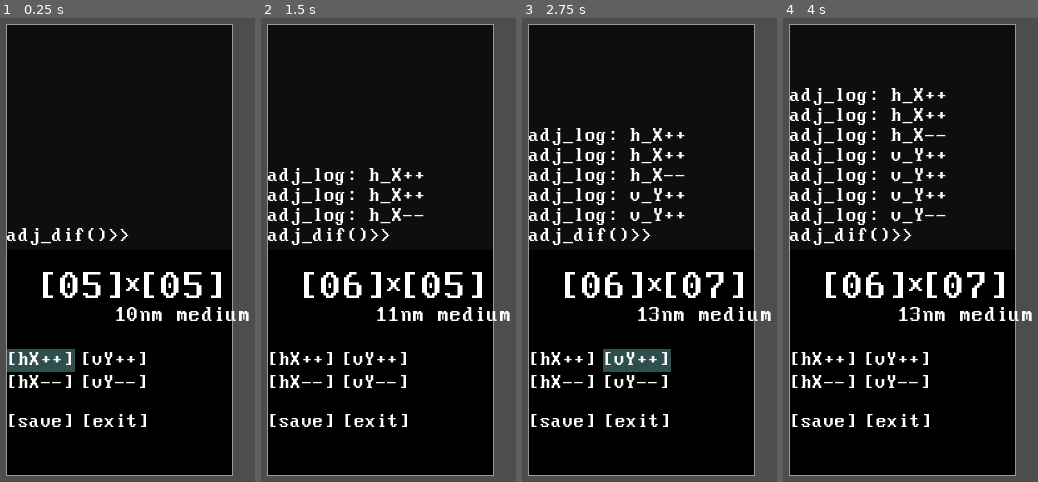
Above: before the commit, frames 1-4 (left to right).
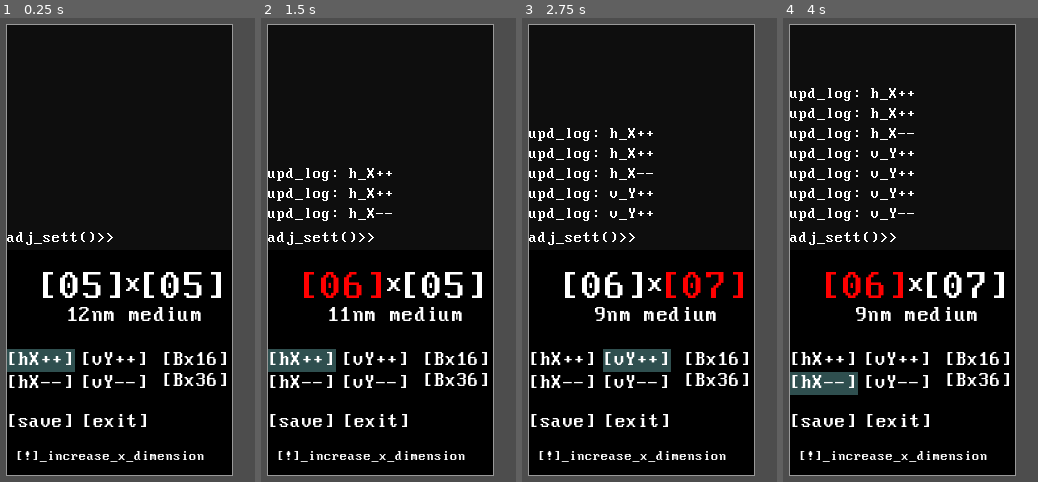
Above: after the commit, the same moments.

Repository: RusanJoshi/MAT_H.dx
Game: Godot game, scene res://ui/difficulty_window.tscn
Same seed, same stepped clock (60 frames per second), same inputs: the game is played once before the commit and once after it. This scene is started directly instead of the project's main scene.
Inputs (mouse positions are in pixels of both pictures, inside the frame that each line leads up to):
- Up to frame 1 (0.25 s): no input
- Up to frame 2 (1.5 s): tap Enter at 0.5 s; drag from (301, 356) to (429, 41) at 0.52 s; tap Space (spacebar_key) at 1.25 s; drag from (301, 379) to (355, 338) at 1.27 s
- Up to frame 3 (2.75 s): tap Enter at 2 s; move the mouse to (636, 356) at 2.02 s; hold Right (mini_menu_forward) from 2.03 s (still down); tap Tab (tab_key) at 2.1 s; click (636, 356) at 2.17 s; tap Space (spacebar_key) at 2.3 s
- Up to frame 4 (4 s): release Right (mini_menu_forward) at 2.75 s; tap Space (spacebar_key) at 2.75 s; drag from (897, 379) to (outside the picture) at 2.77 s; tap Enter at 3.5 s; drag from (823, 421) to (925, 198) at 3.52 s

The runs differ from the first frame. In frame 1, 2.9% of the frame differs, in the area x 2-98%, y 45-96%; in frame 2, 7.0%; in frame 3, 7.2%; in frame 4, 9.9%, in the area x 2-98%, y 15-96%.

Commit message:
hemlock port commit 08/13

Diff:
--- a/scripts/difficulty_window.gd
+++ b/scripts/difficulty_window.gd
@@ -32,6 +32,12 @@
 var max_menu_x: int = 1
 var max_menu_y: int = 2
 var moptions_array: Array[Array]
+var broken_chains: bool = false
+var x_dim_chains: bool = false
+var y_dim_chains: bool = false
+
+#MISC
+var nanometer_difficulty_reverse_array: Array[int] = [16, 15, 14, 13, 12, 11, 10, 9, 8, 7, 6]
 
 
 func _ready() -> void:
@@ -42,7 +48,7 @@
 	update_difficulty_label()
 
 	cloning_label_settings.font = preload("res://fonts/Perfect DOS VGA 437 Win.ttf")
-	cloning_label_settings.font_size = 20
+	cloning_label_settings.font_size = 16
 
 	moption_stylebox.bg_color = ConfigGame.cell_highlight_color
 
@@ -87,27 +93,60 @@
 	ConfigGame.horizontal_dimension = pNewHorizontal
 	ConfigGame.vertical_dimension = pNewVertical
 
+func update_console_label(): #also changes the hx/vy highlight label colors
+	var default_text: String = "adj_sett()>>"
+
+	if(menux == 0 and menuy == 0):
+		console_label.text = default_text.insert(9,"hX++")
+		highlight_dimension_label(1)
+	elif(menux == 0 and menuy == 1):
+		console_label.text = default_text.insert(9,"hX--")
+		highlight_dimension_label(1)
+	elif(menux == 1 and menuy == 0):
+		console_label.text = default_text.insert(9,"vY++")
+		highlight_dimension_label(2)
+	elif(menux == 1 and menuy == 1):
+		console_label.text = default_text.insert(9,"vY--")
+		highlight_dimension_label(2)
+	elif(menux == 0 and menuy == 2):
+		console_label.text = default_text.insert(9,"save")
+	elif(menux == 1 and menuy == 2):
+		console_label.text = default_text.insert(9,"exit")
+
 func update_dimensions_labels():
 	var hx_bracket: String = "[]"
 	var vy_bracket: String = "[]"
 	hx_label.text = hx_bracket.insert(1, "%02d" % current_horizontal_dimension)
 	vy_label.text = vy_bracket.insert(1, "%02d" % current_vertical_dimension)
 
-func update_console_label():
-	var default_text: String = "adj_dif()>>"
-
-	if(menux == 0 and menuy == 0):
-		console_label.text = default_text.insert(8,"hX++")
-	elif(menux == 0 and menuy == 1):
-		console_label.text = default_text.insert(8,"hX--")
-	elif(menux == 1 and menuy == 0):
-		console_label.text = default_text.insert(8,"vY++")
-	elif(menux == 1 and menuy == 1):
-		console_label.text = default_text.insert(8,"vY--")
-	elif(menux == 0 and menuy == 2):
-		console_label.text = default_text.insert(8,"save")
-	elif(menux == 1 and menuy == 2):
-		console_label.text = default_text.insert(8,"exit")
+func update_difficulty_label():
+	var nanometer_difficulty: int
+	var reversed_difficulty: int
+	var reverse_index: int
+
+	#print("hDIM: " + str(current_horizontal_dimension) + "\nvDIM: " + str(current_vertical_dimension))
+	nanometer_difficulty = (current_horizontal_dimension + current_vertical_dimension)
+	if(nanometer_difficulty > 3 and nanometer_difficulty <= 16):
+		reverse_index = nanometer_difficulty - 6
+		reversed_difficulty = nanometer_difficulty_reverse_array[reverse_index]
+
+	if(in_range(reversed_difficulty, 13, 16)):
+		difficulty_level_label.text = str(reversed_difficulty) + "nm easy"
+	elif(in_range(reversed_difficulty, 9, 12)):
+		difficulty_level_label.text = str(reversed_difficulty) + "nm medium"
+	elif(in_range(reversed_difficulty, 7, 8)):
+		difficulty_level_label.text = str(reversed_difficulty) + "nm hard"
+	elif(in_range(reversed_difficulty, 5, 6)):
+		difficulty_level_label.text = str(reversed_difficulty) + "nm hardest"
+	else:
+		difficulty_level_label.text = "?? nm"
+
+func update_hover_highlight(pX: int, pY: int):
+	for y_index in right_moptions.size():
+		for x_index in left_moptions.size()-1: #Investigate why this is (if you care)
+			moptions_array[x_index][y_index].visible = false
+
+	moptions_array[pX][pY].visible = true
 
 func menu_traversal(pMenuX: int = 0, pMenuY: int = 0):
 	prev_menux = menux
@@ -119,7 +158,7 @@
 
 	update_console_label()
 
-func confirmation():
+func confirmation(): #[!] also updates difficulty label
 	if(menuy == 0):
 		if(menux == 0):#INCREASE X-dimension
 			increase_x()
@@ -137,6 +176,7 @@
 			save_difficulty()
 		elif(menux == 1):#EXIT DIFF. WINDOW
 			exit()
+
 	update_difficulty_label()
 
 func increase_x():
@@ -158,25 +198,9 @@
 	kill_window()
 	UIManager.global_toggle_pop_up_shade.emit()
 
-
-func update_difficulty_label():
-	var nanometer_difficulty: int
-	nanometer_difficulty = (current_horizontal_dimension + current_vertical_dimension)
-	if(in_range(nanometer_difficulty, 6, 10)):
-		difficulty_level_label.text = str(nanometer_difficulty) + "nm easy"
-	elif(in_range(nanometer_difficulty, 10, 14)):
-		difficulty_level_label.text = str(nanometer_difficulty) + "nm medium"
-	elif(in_range(nanometer_difficulty, 14, 16)):
-		difficulty_level_label.text = str(nanometer_difficulty) + "nm hard"
-	elif(in_range(nanometer_difficulty, 16, 17)):
-		difficulty_level_label.text = str(nanometer_difficulty) + "nm hardest"
-
-func in_range(pValue: int, pMinRange: int, pMaxRange: int) -> bool:
-	return pMinRange <= pValue and pValue < pMaxRange
-
 func create_log(pString):
 	var log_cartridge: Label = Label.new()
-	var default_text: String = "adj_log: "
+	var default_text: String = "upd_log: "
 
 	log_cartridge.label_settings = cloning_label_settings
 	log_cartridge.text = default_text + pString
@@ -190,6 +214,24 @@
 	if(log_array.size() > 10):
 		log_array[0].queue_free()
 		log_array.remove_at(0)
+
+func highlight_dimension_label(pLabel: int = 0):
+	if(pLabel == 1):
+		hx_label.modulate = Color.RED
+		vy_label.modulate = Color.WHITE
+	elif(pLabel == 2):
+		vy_label.modulate = Color.RED
+		hx_label.modulate = Color.WHITE
+	else:
+		hx_label.modulate = Color.WHITE
+		vy_label.modulate = Color.WHITE
+
+func in_range(pValue: int, pMinRange: int, pMaxRange: int) -> bool:
+	return pMaxRange >= pValue and pValue >= pMinRange
+
+func dimension_chains():
+	#the intention is to create a minimum limit of 3x3 and maximum of 7x9/9x7
+	pass
 
 func kill_window():
 	has_focus = false
@@ -210,10 +252,10 @@
 	prev_menuy = menuy
 	menux = 0
 	menuy = 0
-	moptions_array[prev_menux][prev_menuy].visible = false
-	moptions_array[menux][menuy].visible = true
+	update_hover_highlight(menux, menuy)
+	highlight_dimension_label(1)
 func _on_add_x_area_2d_mouse_exited() -> void:
-	moptions_array[menux][menuy].visible = false
+	pass
 func _on_add_x_area_2d_input_event(viewport: Node, event: InputEvent, shape_idx: int) -> void:
 	if event is InputEventMouseButton:
 		if event.button_index == MOUSE_BUTTON_LEFT:
@@ -226,10 +268,10 @@
 	prev_menuy = menuy
 	menux = 0
 	menuy = 1
-	moptions_array[prev_menux][prev_menuy].visible = false
-	moptions_array[menux][menuy].visible = true
+	update_hover_highlight(menux, menuy)
+	highlight_dimension_label(1)
 func _on_min_x_area_2d_mouse_exited() -> void:
-	moptions_array[menux][menuy].visible = false
+	pass
 func _on_min_x_area_2d_input_event(viewport: Node, event: InputEvent, shape_idx: int) -> void:
 	if event is InputEventMouseButton:
 		if event.button_index == MOUSE_BUTTON_LEFT:
@@ -242,10 +284,10 @@
 	prev_menuy = menuy
 	menux = 1
 	menuy = 0
-	moptions_array[prev_menux][prev_menuy].visible = false
-	moptions_array[menux][menuy].visible = true
+	update_hover_highlight(menux, menuy)
+	highlight_dimension_label(2)
 func _on_add_y_area_2d_mouse_exited() -> void:
-	moptions_array[menux][menuy].visible = false
+	pass
 func _on_add_y_area_2d_input_event(viewport: Node, event: InputEvent, shape_idx: int) -> void:
 	if event is InputEventMouseButton:
 		if event.button_index == MOUSE_BUTTON_LEFT:
@@ -258,10 +300,10 @@
 	prev_menuy = menuy
 	menux = 1
 	menuy = 1
-	moptions_array[prev_menux][prev_menuy].visible = false
-	moptions_array[menux][menuy].visible = true
+	update_hover_highlight(menux, menuy)
+	highlight_dimension_label(2)
 func _on_min_y_area_2d_mouse_exited() -> void:
-	moptions_array[menux][menuy].visible = false
+	pass
 func _on_min_y_area_2d_input_event(viewport: Node, event: InputEvent, shape_idx: int) -> void:
 	if event is InputEventMouseButton:
 		if event.button_index == MOUSE_BUTTON_LEFT:
@@ -274,10 +316,9 @@
 	prev_menuy = menuy
 	menux = 0
 	menuy = 2
-	moptions_array[prev_menux][prev_menuy].visible = false
-	moptions_array[menux][menuy].visible = true
+	update_hover_highlight(menux, menuy)
 func _on_save_area_2d_mouse_exited() -> void:
-	moptions_array[menux][menuy].visible = false
+	pass
 func _on_save_area_2d_input_event(viewport: Node, event: InputEvent, shape_idx: int) -> void:
 	if event is InputEventMouseButton:
 		if event.button_index == MOUSE_BUTTON_LEFT:
@@ -290,10 +331,9 @@
 	prev_menuy = menuy
 	menux = 1
 	menuy = 2
-	moptions_array[prev_menux][prev_menuy].visible = false
-	moptions_array[menux][menuy].visible = true
+	update_hover_highlight(menux, menuy)
 func _on_exit_area_2d_mouse_exited() -> void:
-	moptions_array[menux][menuy].visible = false
+	pass
 func _on_exit_area_2d_input_event(viewport: Node, event: InputEvent, shape_idx: int) -> void:
 	if event is InputEventMouseButton:
 		if event.button_index == MOUSE_BUTTON_LEFT:
--- a/ui/difficulty_window.tscn
+++ b/ui/difficulty_window.tscn
@@ -10,8 +10,8 @@
 bg_color = Color(0.0562916, 0.0562916, 0.0562915, 1)
 
 [sub_resource type="LabelSettings" id="LabelSettings_d3vm5"]
-font = ExtResource("2_0sgd1")
-font_size = 20
+line_spacing = 0.0
+font = ExtResource("2_0sgd1")
 
 [sub_resource type="StyleBoxFlat" id="StyleBoxFlat_78phb"]
 bg_color = Color(0, 0, 0, 1)
@@ -39,6 +39,21 @@
 line_spacing = 0.0
 font = ExtResource("2_0sgd1")
 font_size = 20
+
+[sub_resource type="LabelSettings" id="LabelSettings_5qxxy"]
+line_spacing = 0.0
+font = ExtResource("2_0sgd1")
+font_size = 20
+
+[sub_resource type="LabelSettings" id="LabelSettings_rev7s"]
+line_spacing = 0.0
+font = ExtResource("2_0sgd1")
+font_size = 20
+
+[sub_resource type="LabelSettings" id="LabelSettings_ntwfc"]
+line_spacing = 0.0
+font = ExtResource("2_0sgd1")
+font_size = 14
 
 [sub_resource type="RectangleShape2D" id="RectangleShape2D_3hw0i"]
 size = Vector2(65, 20)
@@ -104,7 +119,7 @@
 offset_right = 225.0
 offset_bottom = -4.0
 grow_vertical = 0
-text = "adj_dif()>>"
+text = "adj_sett()>>"
 label_settings = SubResource("LabelSettings_d3vm5")
 vertical_alignment = 2
 
@@ -200,9 +215,9 @@
 anchor_top = 0.5
 anchor_right = 0.5
 anchor_bottom = 0.5
-offset_left = 32.5
+offset_left = -15.5
 offset_top = -58.5
-offset_right = 94.5
+offset_right = 46.5
 offset_bottom = -35.5
 grow_horizontal = 2
 grow_vertical = 2
@@ -363,6 +378,70 @@
 grow_vertical = 2
 mouse_filter = 2
 theme_override_styles/panel = ExtResource("3_8aj8a")
+metadata/_edit_lock_ = true
+
+[node name="Base16Dif" type="Label" parent="ShinBackground/HBoxContainer/ControlPanel"]
+z_index = 1
+layout_mode = 0
+offset_left = 155.0
+offset_top = 100.0
+offset_right = 223.0
+offset_bottom = 123.0
+text = "[Bx16]"
+label_settings = SubResource("LabelSettings_5qxxy")
+
+[node name="Panel" type="Panel" parent="ShinBackground/HBoxContainer/ControlPanel/Base16Dif"]
+visible = false
+layout_mode = 1
+anchors_preset = 15
+anchor_right = 1.0
+anchor_bottom = 1.0
+grow_horizontal = 2
+grow_vertical = 2
+mouse_filter = 2
+metadata/_edit_lock_ = true
+
+[node name="Base36Dif" type="Label" parent="ShinBackground/HBoxContainer/ControlPanel"]
+z_index = 1
+layout_mode = 0
+offset_left = 155.0
+offset_top = 121.0
+offset_right = 223.0
+offset_bottom = 144.0
+text = "[Bx36]"
+label_settings = SubResource("LabelSettings_rev7s")
+
+[node name="Panel" type="Panel" parent="ShinBackground/HBoxContainer/ControlPanel/Base36Dif"]
+visible = false
+layout_mode = 1
+anchors_preset = 15
+anchor_right = 1.0
+anchor_bottom = 1.0
+grow_horizontal = 2
+grow_vertical = 2
+mouse_filter = 2
+metadata/_edit_lock_ = true
+
+[node name="ToolTipLabel" type="Label" parent="ShinBackground/HBoxContainer/ControlPanel"]
+layout_mode = 0
+offset_left = 9.0
+offset_top = 195.0
+offset_right = 88.0
+offset_bottom = 218.0
+text = "[!]_increase_x_dimension"
+label_settings = SubResource("LabelSettings_ntwfc")
+horizontal_alignment = 1
+vertical_alignment = 1
+
+[node name="Panel" type="Panel" parent="ShinBackground/HBoxContainer/ControlPanel/ToolTipLabel"]
+visible = false
+layout_mode = 1
+anchors_preset = 15
+anchor_right = 1.0
+anchor_bottom = 1.0
+grow_horizontal = 2
+grow_vertical = 2
+mouse_filter = 2
 metadata/_edit_lock_ = true
 
 [node name="AddXArea2D" type="Area2D" parent="."]
Not shown: 1 places in ui/difficulty_window.tscn that only renumber resources
